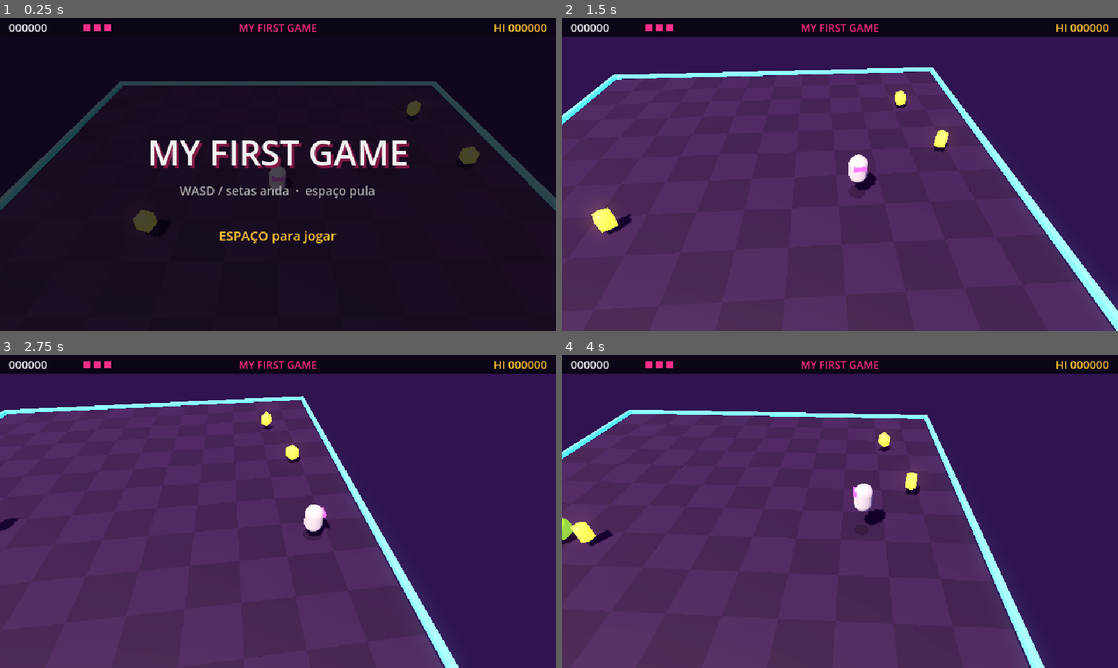
Above: before the commit, frames 1-4 (two rows, left to right).
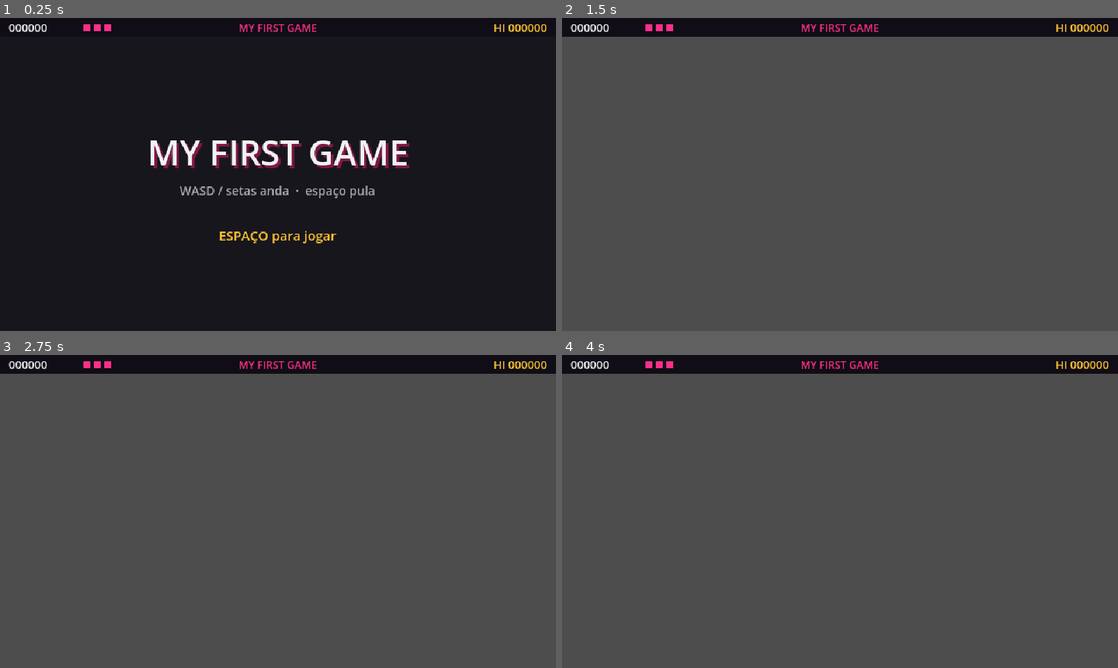
Above: after the commit, the same moments.

Repository: Tonicofire09/fliper-engine
Game: Godot game, scene res://main.tscn
Same seed, same stepped clock (60 frames per second), same inputs: the game is played once before the commit and once after it.
Inputs (mouse positions are in pixels of both pictures, inside the frame that each line leads up to):
- Up to frame 1 (0.25 s): no input
- Up to frame 2 (1.5 s): tap Enter at 0.5 s; move the mouse to (962, 158) at 0.52 s; hold D (direita) 0.53-1.28 s; tap Space (acao) at 0.6, 1.35 s; click (962, 158) at 0.67 s; move the mouse to (728, 190) at 1.27 s; hold S (baixo) from 1.28 s (still down)
- Up to frame 3 (2.75 s): move the mouse to (333, 442) at 2.02 s; release S (baixo) at 2.03 s; hold D (direita) from 2.03 s (still down); tap Enter at 2.1 s; tap Space (acao) at 2.3 s
- Up to frame 4 (4 s): move the mouse to (812, 574) at 2.77 s; release D (direita) at 2.78 s; hold W (cima) 2.78-3.53 s; tap P at 2.85 s; click (812, 574) at 2.92 s; tap Space (acao) at 3.05, 3.6 s; move the mouse to (1006, 558) at 3.52 s; hold A (esquerda) from 3.53 s (still down)

The runs differ from the first frame. In frame 1, 2.8% of the frame differs, in the area x 0-100%, y 20-69%; in frame 2, 94%; in frame 3, 94%, in the area x 0-100%, y 6-100%; in frame 4, 94%.
Error after the commit: Parse Error: Cannot infer the type of "vel" variable because the value doesn't have a set type. (res://scripts/modulos/mod_visual.gd:132)

Commit message:
Primeiro jogo da Engine com animação procedural (sobe-desce, inclina, amassa no pulo/pouso, congela no golpe) e o game feel do Nucleo
Co-Authored-By: Claude Opus 5.5 <noreply@anthropic.com>
Claude-Session: https://claude.ai/code/session_01En6DxQx7fMFQfXDcYRyvCJ

Diff:
--- a/starter/scripts/modulos/mod_visual.gd
+++ b/starter/scripts/modulos/mod_visual.gd
@@ -12,6 +12,9 @@
 var mundo: Node3D
 var camera: Camera3D
 var heroi: Node3D
+var pose: Node3D  # o corpo do herói: sobe-desce, inclina e amassa sem mexer na posição (receita "animacao")
+var _alt_antes := 0.0
+var _pos_antes := Vector2.ZERO
 var gemas: Array = []
 var perigos: Array = []
 var brilhos: Array = []  # [nó, tempo]
@@ -96,11 +99,13 @@
 	# herói: corpo em cápsula + viseira (mostra para onde olha)
 	heroi = Node3D.new()
 	mundo.add_child(heroi)
-	var corpo := _malha(CapsuleMesh.new(), _mat(Color("#f2f2f2"), 0.0, 0.4), heroi)
+	pose = Node3D.new()
+	heroi.add_child(pose)
+	var corpo := _malha(CapsuleMesh.new(), _mat(Color("#f2f2f2"), 0.0, 0.4), pose)
 	corpo.mesh.radius = 0.4
 	corpo.mesh.height = 1.3
 	corpo.position.y = 0.65
-	var viseira := _malha(BoxMesh.new(), _mat(ROSA, 1.6), heroi)
+	var viseira := _malha(BoxMesh.new(), _mat(ROSA, 1.6), pose)
 	viseira.mesh.size = Vector3(0.5, 0.18, 0.2)
 	viseira.position = Vector3(0, 0.95, 0.35)
 	var sombra := _malha(CylinderMesh.new(), _mat(Color(0, 0, 0, 0.45)), mundo)
@@ -123,6 +128,18 @@
 	heroi.position = Vector3(j.pos.x, j.alt, j.pos.y)
 	heroi.rotation.y = lerp_angle(heroi.rotation.y, j.ang, 0.25)
 	heroi.visible = j.protegido <= 0.0 or int(_t * 12.0) % 2 == 0
+	# animação procedural: sobe-desce ao andar, inclina para a frente na corrida, amassa ao pular e ao pousar
+	var vel := (j.pos - _pos_antes).length() / maxf(dt, 0.001)
+	_pos_antes = j.pos
+	var andando := vel > 0.5 and j.alt <= 0.0
+	pose.position.y = lerpf(pose.position.y, absf(sin(_t * 10.0)) * 0.06 if andando else 0.0, 0.5)
+	pose.rotation.x = lerpf(pose.rotation.x, clampf(vel * 0.03, 0.0, 0.17), 0.2)
+	pose.rotation.z = sin(_t * 10.0) * 0.06 if andando else lerpf(pose.rotation.z, 0.0, 0.3)
+	if _alt_antes <= 0.0 and j.alt > 0.0:
+		Nucleo.amassar(pose, 0.85, 1.2, 0.3)
+	elif _alt_antes > 0.0 and j.alt <= 0.0:
+		Nucleo.amassar(pose, 1.25, 0.8, 0.3)
+	_alt_antes = j.alt
 	var sombra := mundo.get_node("Sombra") as Node3D
 	sombra.position = Vector3(j.pos.x, 0.02, j.pos.y)
 	sombra.scale = Vector3.ONE * clampf(1.0 - j.alt * 0.2, 0.4, 1.0)
@@ -181,6 +198,7 @@
 		return
 	if nome == "tremer":
 		tremor = float(d.get("forca", 5.0))
+		Nucleo.congelar(0.06)  # o golpe "pega": um instante parado antes do tremor
 	elif nome == "gema":
 		pendentes.append([float(d.x), float(d.z), Nucleo.quadro])
 
--- a/starter/scripts/nucleo/nucleo.gd
+++ b/starter/scripts/nucleo/nucleo.gd
@@ -68,7 +68,8 @@
 			var at := AtlasTexture.new()
 			at.atlas = tex
 			at.region = Rect2(i * float(q.largura), float(a.linha) * float(q.altura), float(q.largura), float(q.altura))
-			sf.add_frame(nome, at)
+			# duração por quadro (antecipação curta, impacto segurado): vem de animar_acoes
+			sf.add_frame(nome, at, float(a.duracoes[i]) if a.has("duracoes") else 1.0)
 	return sf
 
 
@@ -175,3 +176,65 @@
 		return false
 	aplicar(d)
 	return true
+
+
+# ---------- game feel (receita "animacao"): só visual, nunca mexe na simulação nem nos testes ----------
+var _trauma := 0.0
+var _camera_tremendo: Node = null
+
+
+func _sem_tela() -> bool:
+	return em_teste or DisplayServer.get_name() == "headless"
+
+
+## Congela o jogo por um instante no impacto (0,05 a 0,1 s em golpe forte; menos que isso ninguém sente).
+func congelar(segundos := 0.07) -> void:
+	if _sem_tela() or Engine.time_scale < 1.0:
+		return
+	Engine.time_scale = 0.05
+	await get_tree().create_timer(segundos, true, false, true).timeout
+	Engine.time_scale = 1.0
+
+
+## Treme a câmera (Camera2D ou Camera3D). forca 0..1 soma no trauma, que decai sozinho em ~0,3 s.
+func tremer(camera: Node, forca := 0.4) -> void:
+	if _sem_tela() or camera == null:
+		return
+	_trauma = minf(1.0, _trauma + forca)
+	_camera_tremendo = camera
+
+
+## Amassa/estica um sprite ou malha e volta com mola. 2D: (x, y). 3D: x vale para x e z.
+func amassar(no: Node, x := 1.3, y := 0.7, volta := 0.25) -> void:
+	if _sem_tela() or no == null or not ("scale" in no):
+		return
+	var normal = Vector2.ONE if no is Node2D or no is Control else Vector3.ONE
+	no.scale = Vector2(x, y) if normal is Vector2 else Vector3(x, y, x)
+	var tw := no.create_tween()
+	tw.tween_property(no, "scale", normal, volta).set_trans(Tween.TRANS_ELASTIC).set_ease(Tween.EASE_OUT)
+
+
+## Clarão branco rápido (dano): modulate sobe e volta.
+func piscar(no: CanvasItem, vezes := 2) -> void:
+	if _sem_tela() or no == null:
+		return
+	var tw := no.create_tween()
+	for i in vezes:
+		tw.tween_property(no, "modulate", Color(3, 3, 3), 0.04)
+		tw.tween_property(no, "modulate", Color.WHITE, 0.06)
+
+
+func _process(dt: float) -> void:
+	if _camera_tremendo == null or not is_instance_valid(_camera_tremendo):
+		return
+	_trauma = maxf(0.0, _trauma - dt * 3.0)
+	var t := _trauma * _trauma  # quadrado: tremor pequeno some rápido, grande pesa
+	var dx := randf_range(-1, 1) * t
+	var dy := randf_range(-1, 1) * t
+	if _camera_tremendo is Camera2D:
+		_camera_tremendo.offset = Vector2(dx, dy) * 12.0
+	elif _camera_tremendo is Camera3D:
+		_camera_tremendo.h_offset = dx * 0.3
+		_camera_tremendo.v_offset = dy * 0.3
+	if _trauma == 0.0:
+		_camera_tremendo = null
